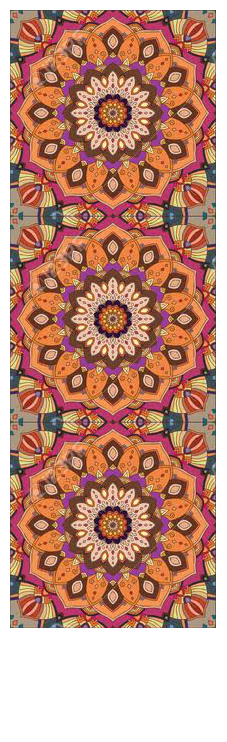
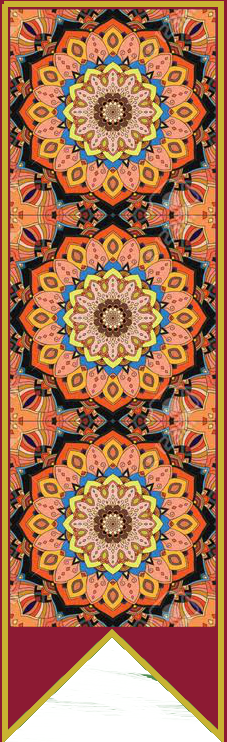
Layer changes from the first 227x742 image to the second:
hid "Background" over (10, 10, 216, 628)
added layer "Clipboard" above "Layer" over (10, 9, 216, 627)
painted on "Layer" over (0, 0, 227, 742)
